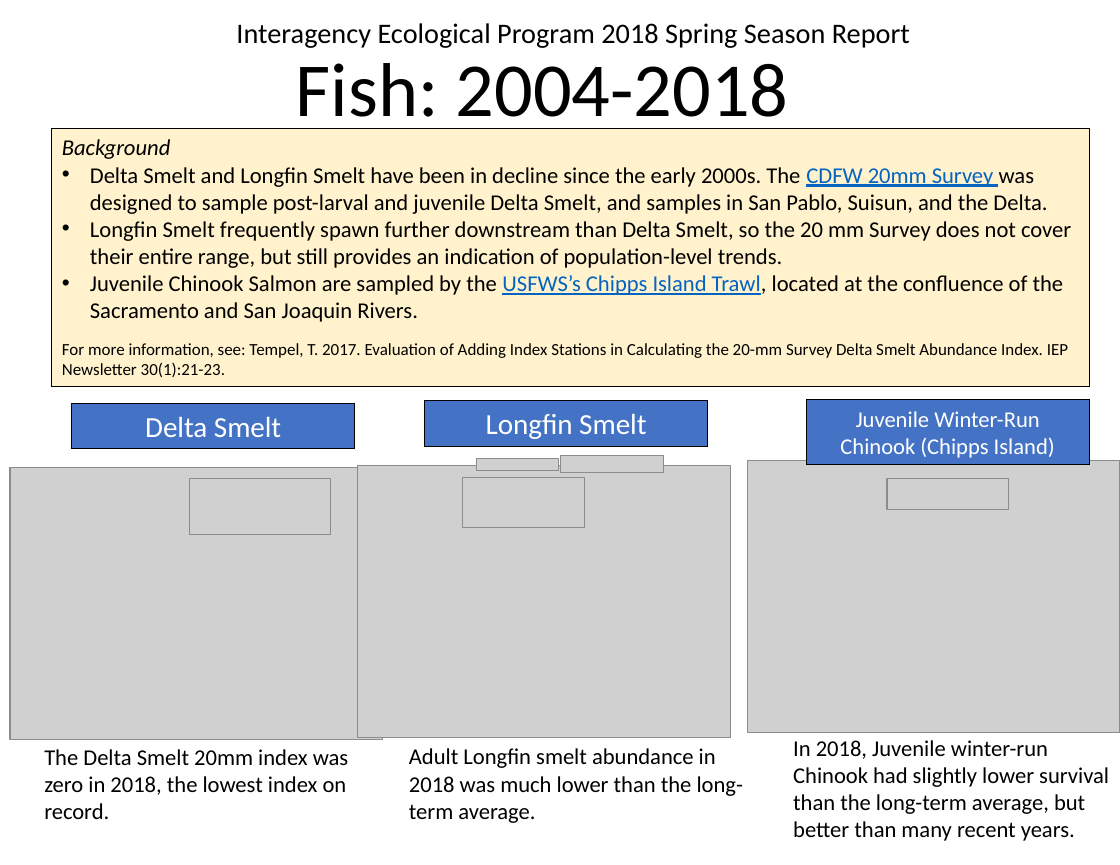
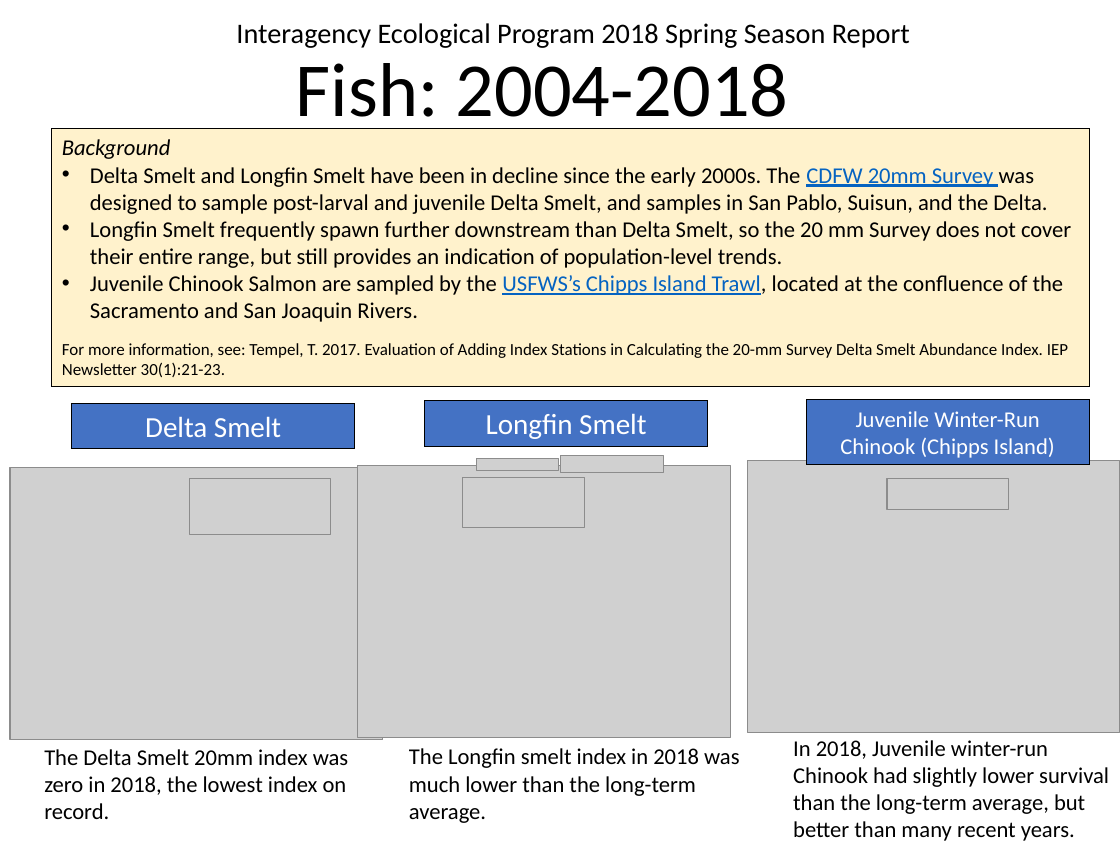
Before and after one commit to InteragencyEcologicalProgram/Status-and-Trends, a slide deck: slide 7 of spring_report/SeasonalMonitoring Spring 2018 9MAR2020.pptx. Drawn at 1120x865 pixels with LibreOffice and Linux fonts; fonts in the diff are those of the drawing; grey boxes stand for pictures. Boxes give left, top, right and bottom in pixels: in the first picture for what was removed or moved away, otherwise in the second. Text is boxed around its words. In the diff, an @@ line names an element or a change of style, - is before the commit and + after.

```diff
--- a/spring_report/SeasonalMonitoring Spring 2018 9MAR2020.pptx
+++ b/spring_report/SeasonalMonitoring Spring 2018 9MAR2020.pptx
@@ text at [409, 748, 739, 823]: text changed @@
-Adult Longfin smelt abundance in 2018 was much lower than the long-term average.
+The Longfin smelt index in 2018 was much lower than the long-term average.
```
Also in this commit, not shown: 14 other files.
